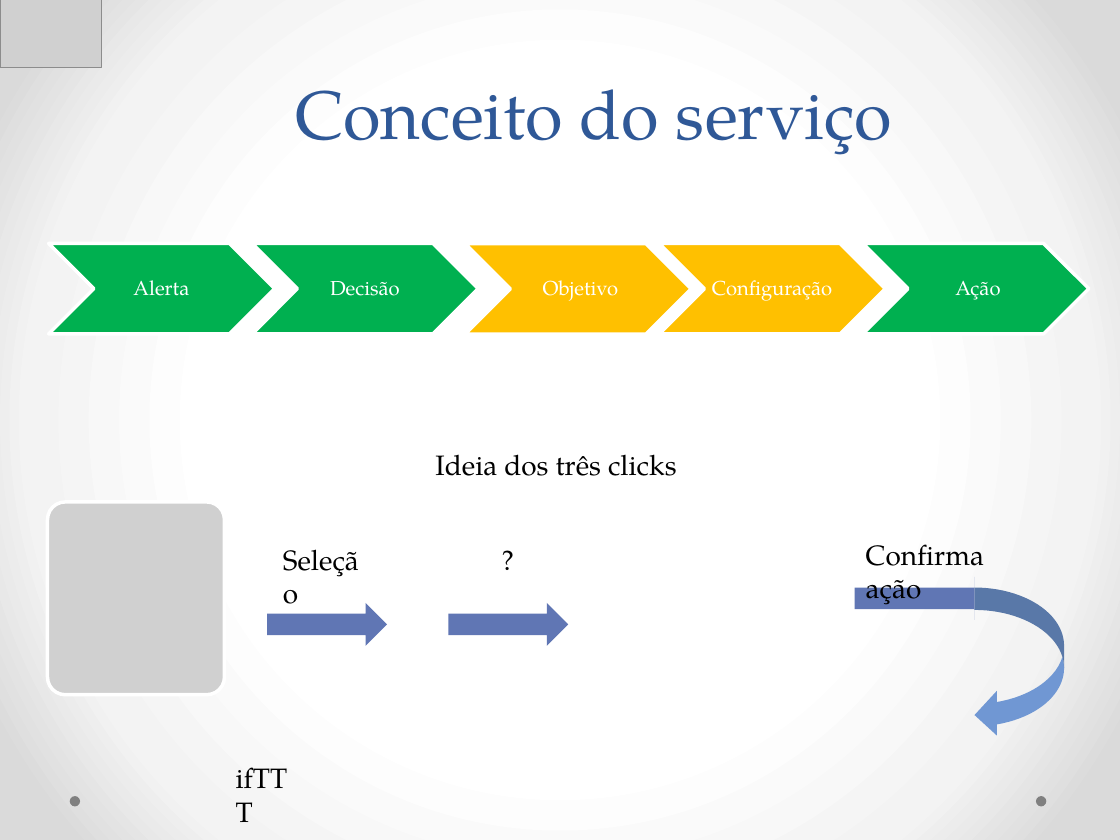
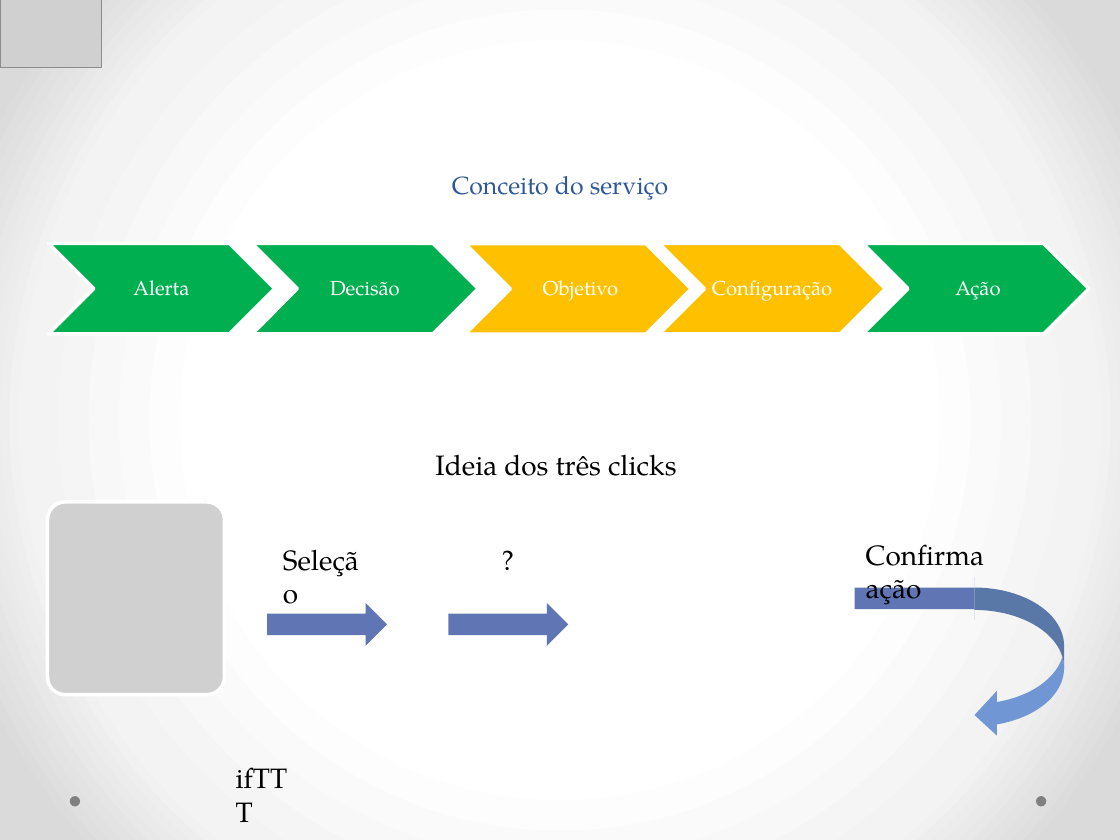
Before and after one commit to Neimarmg/TCC, a slide deck: slide 7 of Ppt.pptx (slide 6 before the commit). Drawn at 1120x840 pixels with LibreOffice and Linux fonts; fonts in the diff are those of the drawing; grey boxes stand for pictures. Boxes give left, top, right and bottom in pixels: in the first picture for what was removed or moved away, otherwise in the second. Text is boxed around its words. In the diff, an @@ line names an element or a change of style, - is before the commit and + after.

```diff
--- a/Ppt.pptx
+++ b/Ppt.pptx
@@ title "Conceito do serviço": place and size @@
-title "Conceito do serviço" at (295, 89, 892, 155)
+title "Conceito do serviço" at (452, 176, 668, 200)
@@ title "Conceito do serviço" at (452, 176, 668, 200): size 44 to 16 pt @@
```
Also in this commit, not shown: 4 other slides changed, 1 slide added, 1 other file.
